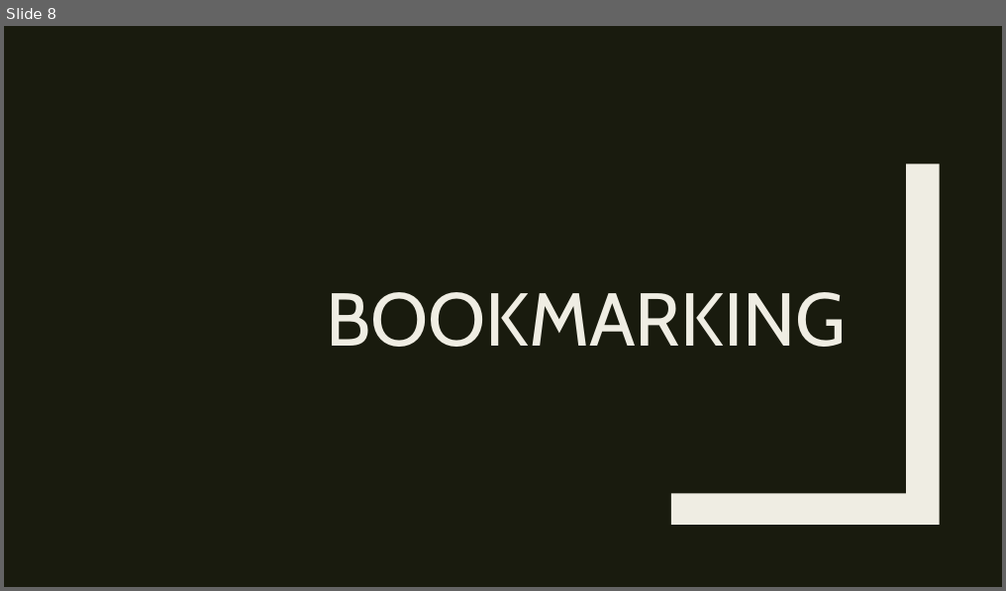
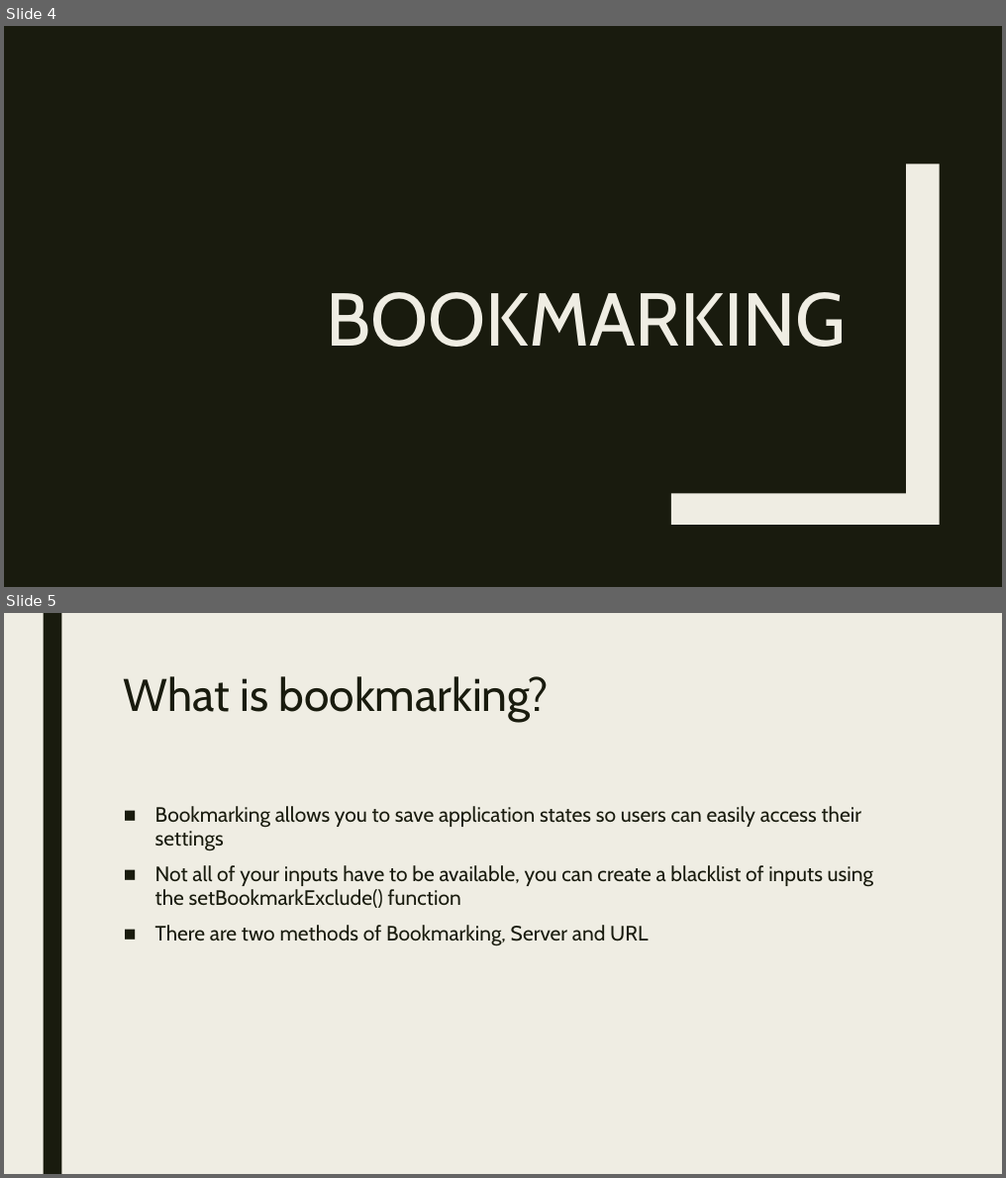
Before and after one commit to RforOperations2018/Class_5, a slide deck: Class 6.pptx. Shown one above the other, each under a label of ours: slide 8 before the commit, slides 4 and 5 after it. The pictures are 1006x591 and 1006x1178 pixels, drawn with LibreOffice and Linux fonts; fonts in the diff are those of the drawing. Boxes give left, top, right and bottom in pixels: in the first picture for what was removed or moved away, otherwise in the second. Text is boxed around its words. In the diff, an @@ line names an element or a change of style, - is before the commit and + after.

```diff
--- a/Class 6.pptx
+++ b/Class 6.pptx
@@ slide 5 added at (x1=4, y1=613, x2=1002, y2=1174), background #EFEDE3 @@
@@ rectangle added at (x1=43, y1=613, x2=61, y2=1174), fill #191B0E @@
@@ title added at (x1=124, y1=676, x2=549, y2=722), 44 pt, text #191B0E @@
+What is bookmarking?
@@ text added at (x1=155, y1=806, x2=873, y2=947), 20 pt, text #191B0E @@
+■ Bookmarking allows you to save application states so users can easily access their settings
+■ Not all of your inputs have to be available, you can create a blacklist of inputs using the setBookmarkExclude() function
+■ There are two methods of Bookmarking, Server and URL
@@ what was slide 8 is now slide 4 @@
```
Also in this commit, not shown: 3 slides changed, 10 other slides added, 2 other files.
